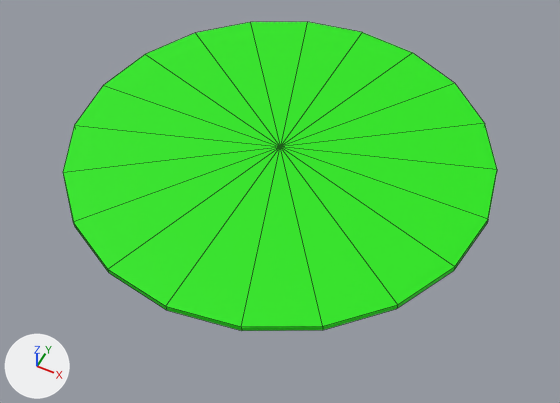
Renders of the FBX model Assets/Art/Models/Props/Prefabs/island.fbx from each side of a commit.
Camera for both pictures: a 50 mm lens placed at (1.17, -2.34, 2.54), pointed at (0.01, -0.01, -0.37). Lighting does not change. The marker at lower left points along +X, +Y and +Z. Mesh edges are drawn as thin lines. Where no turn or scale is listed for an object, it has been applied to the vertices.
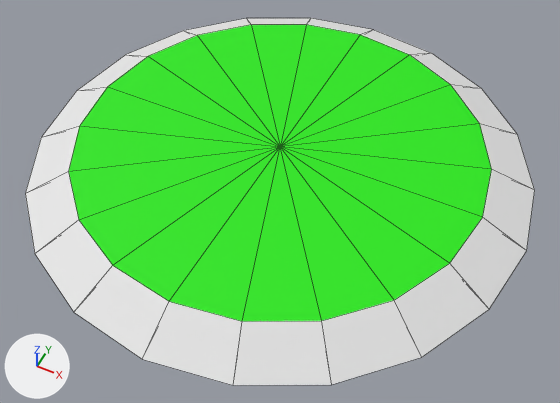
Commit message: *added sand to island

Changed parts and their boxes [x1, y1, x2, y2] in the pictures (560 x 403 px):
```json
{"object": "Circle", "change": "reshaped", "before": [63, 22, 497, 331], "after": [25, 18, 535, 385], "on screen": "17% wider, 19% taller"}
```

Scene script edits in JSON lines:
```json
{"op": "add", "block": "mat_m_sand", "code": ["mat_m_sand = principled_material('M_Sand')", "mat_m_sand.base_color = (0.8, 0.8, 0.8)  # white #e7e7e7", "mat_m_sand.roughness = 0.69"]}
{"block": "me_circle", "where": "# used by ob_circle; location = (0.0, 0.0, 0.0)"}
{"op": "remove", "block": "me_circle", "code": "me_circle.from_pydata(...)  # 301 vertices, 300 faces; spans x -1.0..1.0, y -1.0..1.0, z -0.71..0.0"}
{"op": "add", "block": "me_circle", "code": "me_circle.from_pydata(...)  # 321 vertices, 320 faces; spans x -1.19..1.19, y -1.19..1.19, z -0.71..0.0"}
{"block": "me_circle", "change": "me_circle part 1"}
{"block": "me_circle", "change": "20 faces are deleted"}
{"block": "me_circle", "change": "20 vertices move from x -1.0..1.0, y -1.0..1.0, z 0.0 to x -1.19..1.19, y -1.19..1.19, z -0.11"}
{"block": "me_circle", "change": "20 vertices are added at x -0.97..0.97, y -0.97..0.97, z 0.0"}
{"block": "me_circle", "change": "20 new faces join them, mat_m_sand (white #e7e7e7)"}
{"block": "me_circle", "change": "20 new faces join them, mat_m_ground (green #20e700)"}
{"op": "add", "block": "me_circle", "code": "me_circle.materials.append(mat_m_sand)  # white #e7e7e7"}
```
